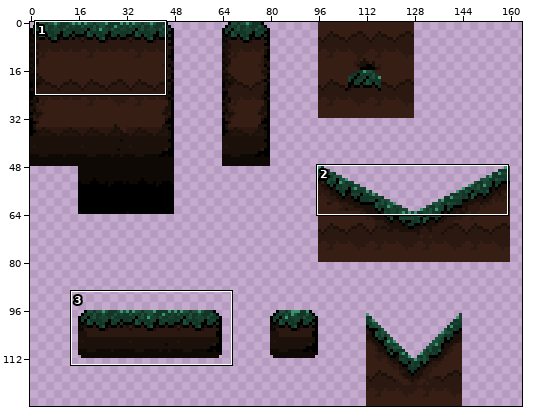
Sprite sheet: Assets/Tilesets/SpookForest.png. The picture above shows the old version from afar; the outline marks the close-up.
Close-up. First the earlier version:
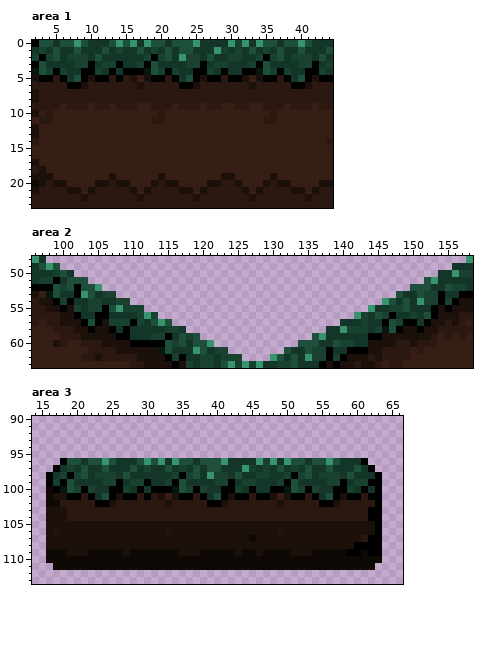
The file is 176x128 pixels. Colours within 5 levels of each other are drawn and written as one. Shown: area 1: x 2..44, y 0..23; area 2: x 96..158, y 48..63; area 3: x 14..66, y 90..113. The wide view leaves out empty margins. The commit also changed other parts of the picture, which this record leaves out.
And afterwards:
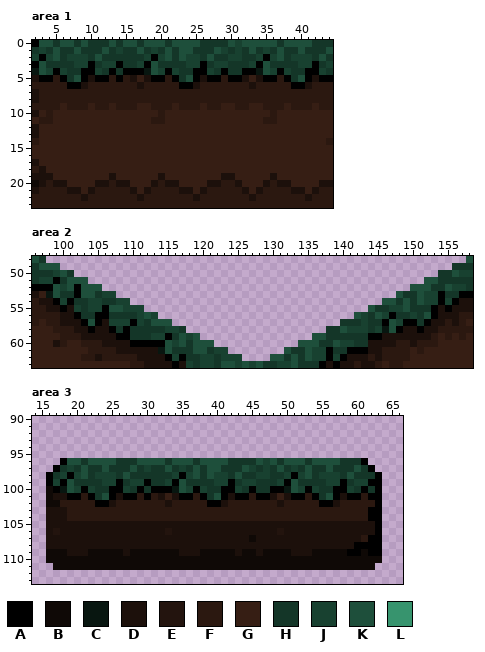
Palette (. is transparent): A #000000  B #0f0906  C #081610  D #1c100b  E #23140e  F #2b1810  G #361e14  H #143628  J #184130  K #1e4f3b  L #37946e
Changes in this commit:
Area 1:
Colour L becomes colour H in row 0 at x 8 and 14.
Colour H becomes colour K in row 0 at x 33.
Colour L becomes colour K in row 0 at x 16, 18, 25, 30, 32, 34 and 40; in row 1 at x 28; in row 2 at x 23.
Area 2:
Colour L becomes colour K in row 48 at x 96 and 158; in row 49 at x 98; in row 50 at x 156; in row 51 at x 153; in row 52 at x 105; in row 53 at x 103.
Colour L becomes colour K in row 54 at x 146 and 151; in row 55 at x 108 and 144; in row 56 at x 112 and 142; in row 57 at x 114; in row 58 at x 140; in row 59 at x 137.
Colour L becomes colour K in row 60 at x 121; in row 61 at x 119; in row 62 at x 130 and 135; in row 63 at x 124, 126 and 128.
Area 3:
Colour L becomes colour K in row 96 at x 24, 30, 32, 34, 41, 46, 48, 50 and 56; in row 97 at x 44; in row 98 at x 39.
